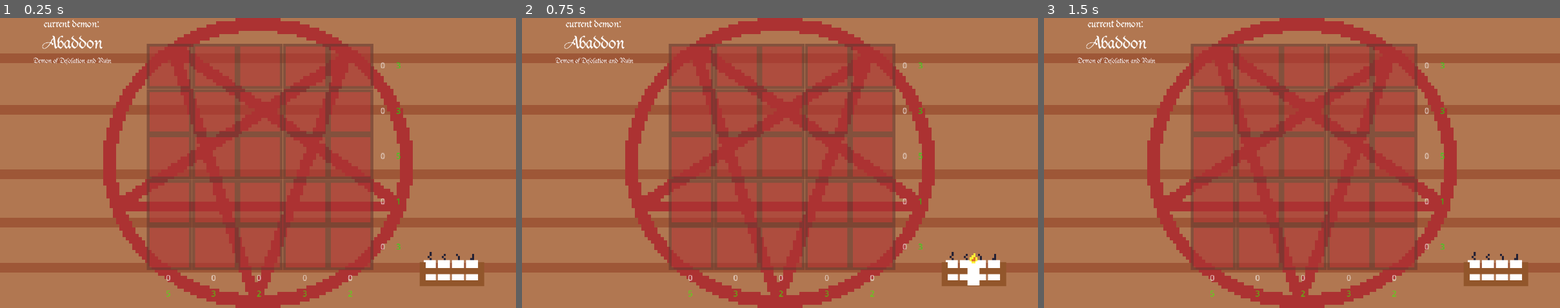
Above: before the commit, frames 1-3 (left to right).
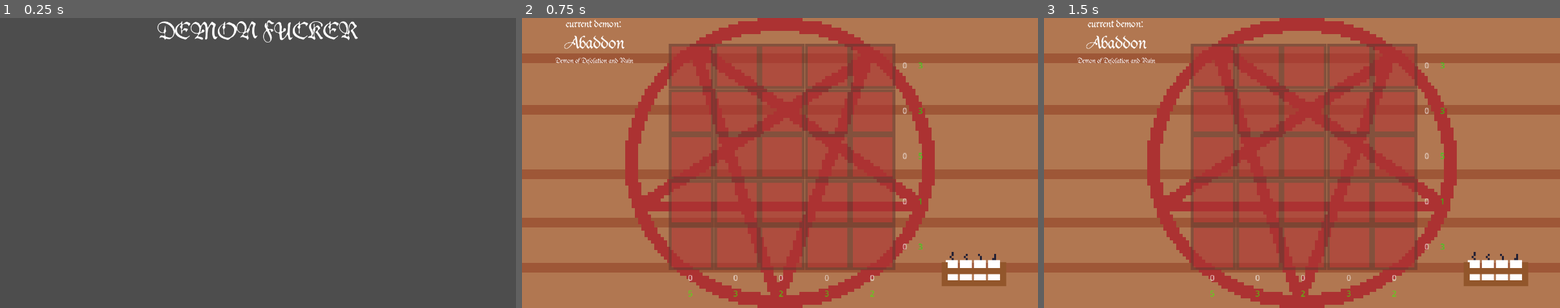
Above: after the commit, the same moments.

Repository: adrientremblay/ld55
Game: Godot game, scene res://scenes/title_screen.tscn
Two runs of this game, one before a commit and one after it. Both use one fixed random seed, a clock stepped at 60 frames per second and the inputs below. Before the commit the project starts from res://scenes/main.tscn.
Inputs (mouse positions are in pixels of both pictures, inside the frame that each line leads up to):
- Up to frame 1 (0.25 s): no input
- Up to frame 2 (0.75 s): tap Enter at 0.5 s; move the mouse to (976, 270) at 0.52 s; press the mouse at (976, 270) at 0.53 s
- Up to frame 3 (1.5 s): tap Space at 1.25 s; move the mouse to (1492, 270) at 1.27 s; release the mouse at (1492, 270) at 1.28 s; click (1492, 270) at 1.35 s

The runs differ from the first frame. In frame 1, 100% of the frame differs, in the area x 0-100%, y 0-100%; in frame 2, 0.2%; in frame 3, nothing differs.

Commit message:
created a title scene

Diff:
--- a/project.godot
+++ b/project.godot
@@ -11,7 +11,7 @@
 [application]
 
 config/name="LD55"
-run/main_scene="res://scenes/main.tscn"
+run/main_scene="res://scenes/title_screen.tscn"
 config/features=PackedStringArray("4.2", "Mobile")
 config/icon="res://icon.svg"
 
--- /dev/null
+++ b/scenes/title_screen.gd
@@ -0,0 +1,12 @@
+extends Control
+
+
+# Called when the node enters the scene tree for the first time.
+func _ready() -> void:
+	pass # Replace with function body.
+
+
+# Called every frame. 'delta' is the elapsed time since the previous frame.
+func _process(delta: float) -> void:
+	if Input.is_action_just_pressed("click"):
+		get_tree().change_scene_to_file("res://scenes/main.tscn")
--- /dev/null
+++ b/scenes/title_screen.tscn
@@ -0,0 +1,27 @@
+[gd_scene load_steps=4 format=3 uid="uid://dy6bcdfq4xpc6"]
+
+[ext_resource type="FontFile" uid="uid://b3quk5mq2160f" path="res://assets/fonts/DUKEPLUS.TTF" id="1_04yea"]
+[ext_resource type="Script" path="res://scenes/title_screen.gd" id="1_kel8b"]
+
+[sub_resource type="LabelSettings" id="LabelSettings_dmwv7"]
+font = ExtResource("1_04yea")
+font_size = 56
+
+[node name="TitleScreen" type="Control"]
+layout_mode = 3
+anchors_preset = 15
+anchor_right = 1.0
+anchor_bottom = 1.0
+grow_horizontal = 2
+grow_vertical = 2
+script = ExtResource("1_kel8b")
+
+[node name="Label" type="Label" parent="."]
+layout_mode = 1
+anchors_preset = 10
+anchor_right = 1.0
+offset_bottom = 76.0
+grow_horizontal = 2
+text = "DEMON FUCKER"
+label_settings = SubResource("LabelSettings_dmwv7")
+horizontal_alignment = 1
